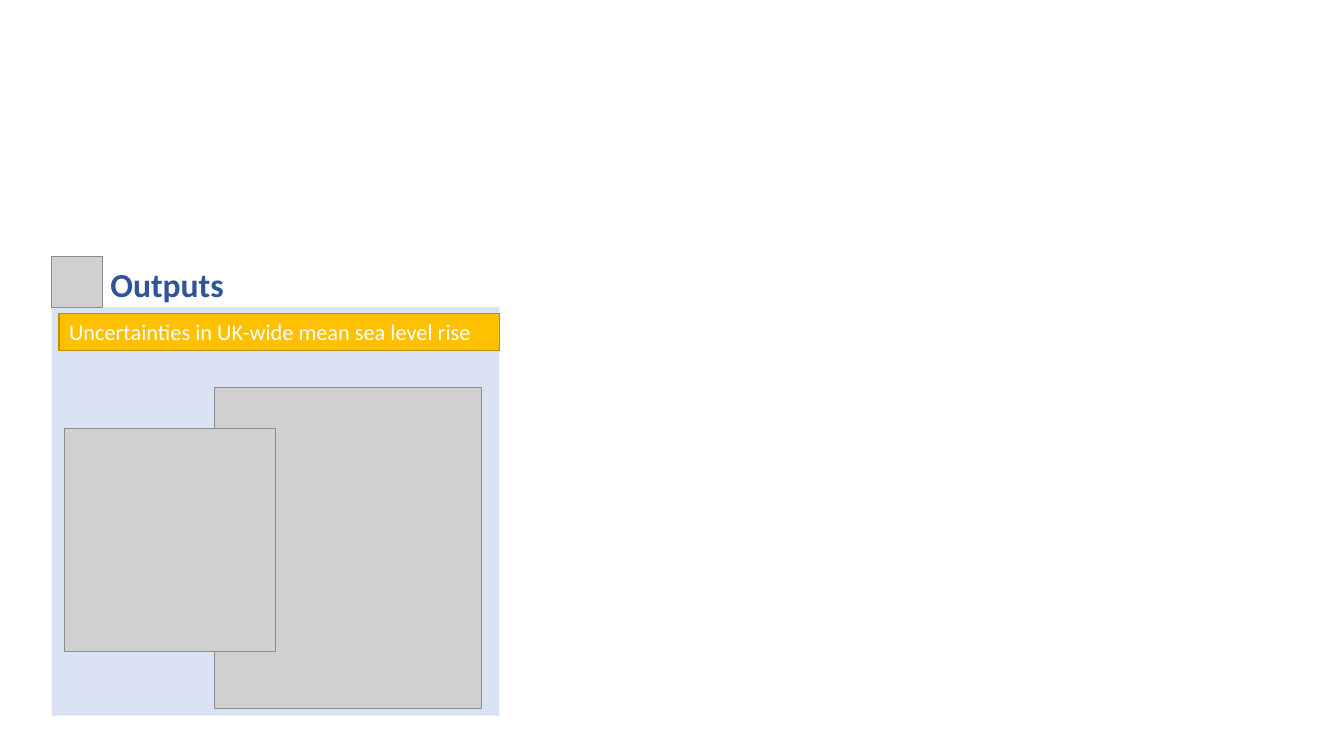
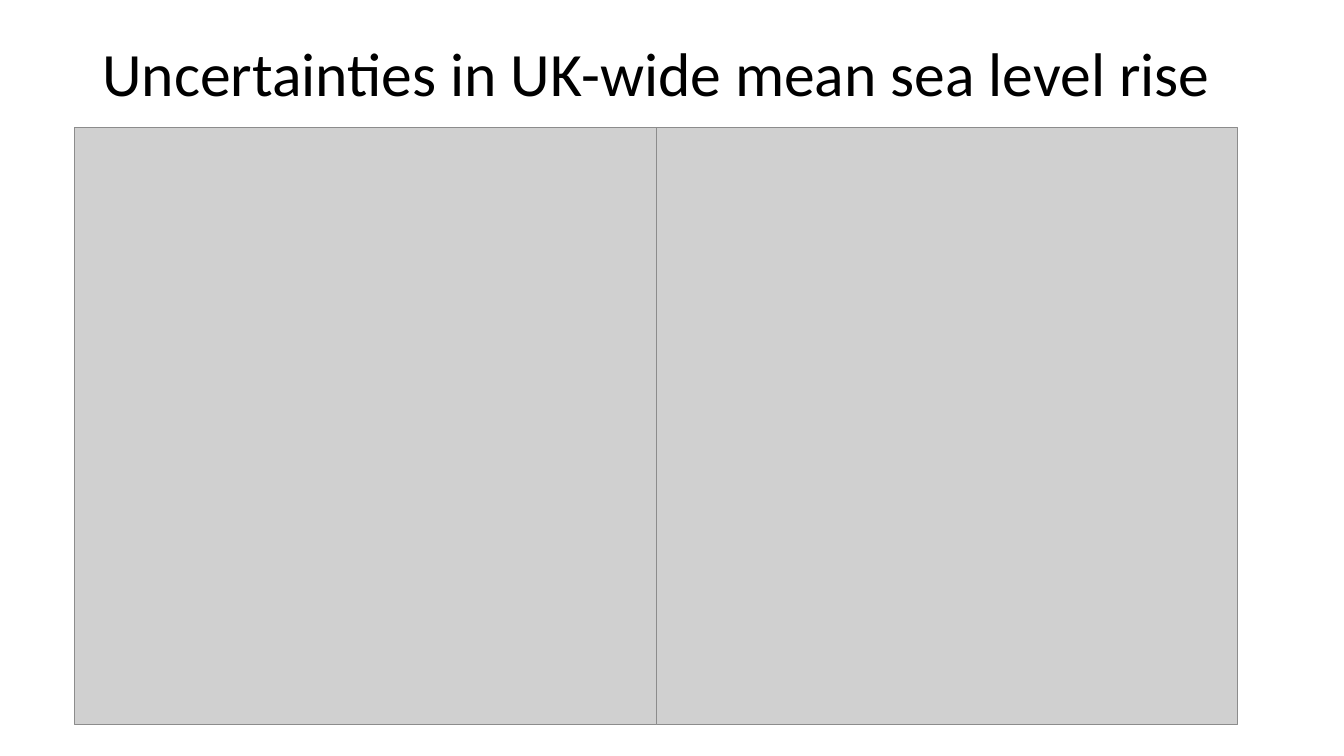
Before and after one commit to TPerkins94/UncertainSea, a slide deck: slide 5 of UncertainSea presentation 2021-03-17.pptx (slide 4 before the commit). Drawn at 1344x756 pixels with LibreOffice and Linux fonts; fonts in the diff are those of the drawing; grey boxes stand for pictures. Boxes give left, top, right and bottom in pixels: in the first picture for what was removed or moved away, otherwise in the second. Text is boxed around its words. In the diff, an @@ line names an element or a change of style, - is before the commit and + after.

```diff
--- a/UncertainSea presentation 2021-03-17.pptx
+++ b/UncertainSea presentation 2021-03-17.pptx
@@ title "Uncertainties in UK-wide mean sea ...": place and size @@
-title "Uncertainties in UK-wide mean sea ..." at [59, 314, 500, 351]
+title "Uncertainties in UK-wide mean sea ..." at [102, 53, 1209, 97]
@@ title "Uncertainties in UK-wide mean sea ..." at [102, 53, 1209, 97]: size 16 to 44 pt, text colour #FFFFFF to #000000; line spacing 1 to 0.9; vertical alignment top to middle; fill #FFC000 to none; outline #BD8E00 1 pt to none @@
@@ picture: place and size @@
-picture at [215, 387, 482, 709]
+picture at [75, 128, 656, 726]
@@ picture added at [656, 128, 1238, 726] @@
@@ picture removed at [51, 256, 103, 308] @@
@@ text removed at [110, 275, 223, 303] @@
-Outputs
@@ rectangle removed at [51, 308, 499, 716] @@
@@ picture removed at [65, 429, 276, 651] @@
```
Also in this commit, not shown: 2 other slides changed, 1 slide added, 1 other file.
